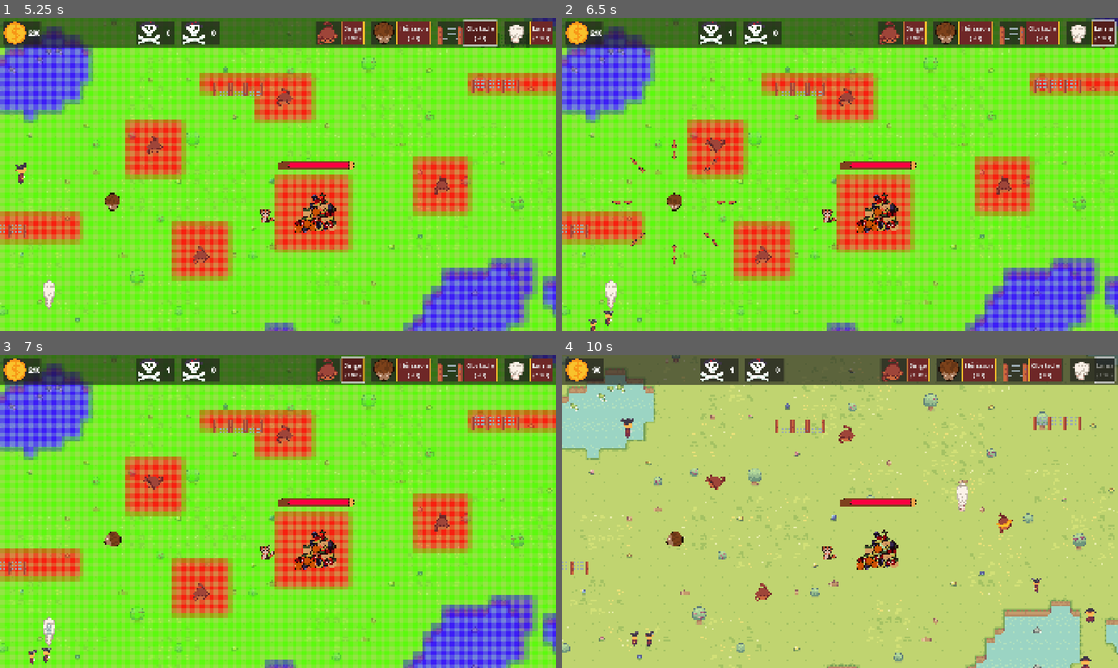
Above: before the commit, frames 1-4 (two rows, left to right).
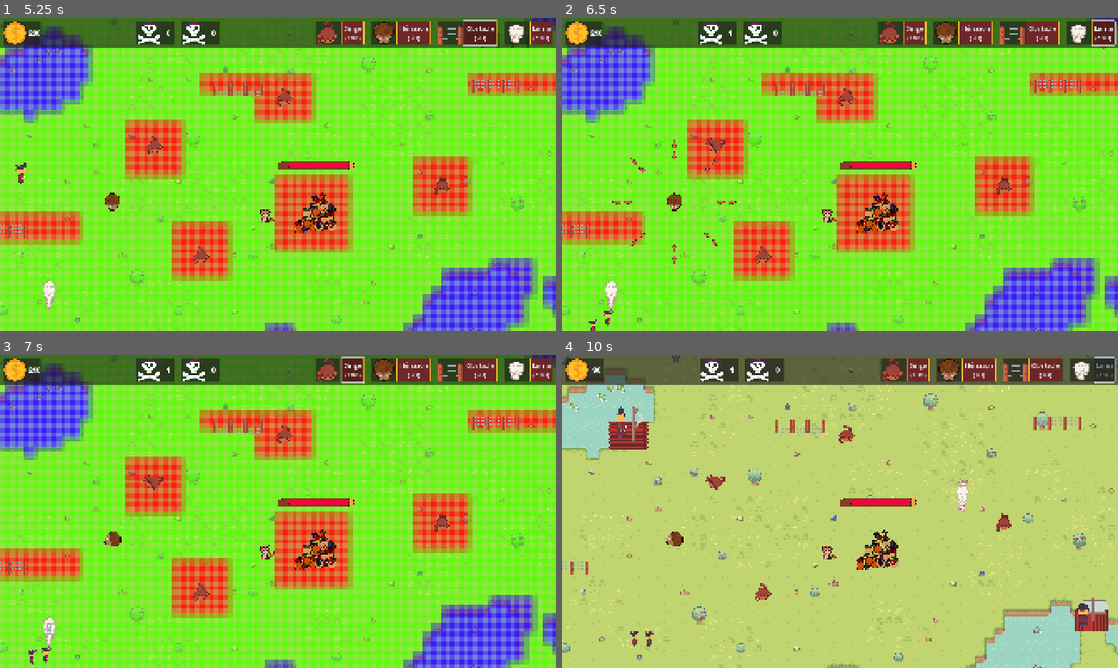
Above: after the commit, the same moments.

Repository: CreaJeu/PirateTowerDefense
Game: Godot game, scene res://scenes/main.tscn
Same seed, same stepped clock (60 frames per second), same inputs: the game is played once before the commit and once after it.
Inputs (mouse positions are in pixels of both pictures, inside the frame that each line leads up to):
- Up to frame 1 (5.25 s): click "Singe (100)" at 0.5 s; click "Hérisson (70)" at 1.25 s; click "Obstacle (70)" at 2 s; click "Lama (120)" at 2.75 s; click "Singe (100)" at 3.5 s; click "Hérisson (70)" at 4.25 s; click "Obstacle (70)" at 5 s
- Up to frame 2 (6.5 s): click "Lama (120)" at 5.75 s
- Up to frame 3 (7 s): click "Singe (100)" at 6.5 s
- Up to frame 4 (10 s): click "Hérisson (70)" at 7.25 s; click "Obstacle (70)" at 8 s; click "Lama (120)" at 8.75 s; move the mouse to (962, 495) at 9.52 s; click (962, 495) at 9.6 s

Frame 1 is identical in both runs. In frame 2, less than 0.1% of the frame differs, in the area x 4-9%, y 93-100%; in frame 3, less than 0.1%; in frame 4, 1.5%, in the area x 8-99%, y 16-100%.

Commit message:
Add boats for when enemy on water

Diff:
--- a/scenes/enemy.tscn
+++ b/scenes/enemy.tscn
@@ -17,6 +17,7 @@
 [ext_resource type="Texture2D" uid="uid://dn45bk0vqj2gp" path="res://assets/sprites/enemy/PirateUp/PirateUp3.png" id="15_wrm80"]
 [ext_resource type="Texture2D" uid="uid://drqu37653rfmx" path="res://assets/sprites/enemy/PirateUp/PirateUp4.png" id="16_6awcb"]
 [ext_resource type="Texture2D" uid="uid://0dl8foq4h3an" path="res://assets/sprites/enemy/PirateUp/PirateUp5.png" id="17_wjec0"]
+[ext_resource type="Texture2D" uid="uid://dttenj2olrv4m" path="res://assets/sprites/enemy/boat/BateauDroit.png" id="18_ile5s"]
 
 [sub_resource type="SpriteFrames" id="SpriteFrames_8qclf"]
 animations = [{
@@ -102,8 +103,7 @@
 
 [node name="AnimatedSprite2D" type="AnimatedSprite2D" parent="."]
 sprite_frames = SubResource("SpriteFrames_8qclf")
-animation = &"right"
-frame_progress = 0.162532
+animation = &"down"
 
 [node name="Hitbox" type="CollisionShape2D" parent="."]
 visible = false
@@ -119,3 +119,8 @@
 
 [node name="SlowTimer" type="Timer" parent="."]
 wait_time = 2.0
+
+[node name="BoatSprite" type="Sprite2D" parent="."]
+visible = false
+scale = Vector2(2, 2)
+texture = ExtResource("18_ile5s")
--- a/scripts/enemy.gd
+++ b/scripts/enemy.gd
@@ -11,15 +11,14 @@
 
 @onready var attack_range = $MeleeRange
 @onready var attack_timer = $MeleeAttackTimer
-@onready var nav_agent = $NavigationAgent2D
+@onready var nav_agent: NavigationAgent2D = $NavigationAgent2D
 @onready var slow_timer = $SlowTimer
 
 signal enemy_hit_base()
 
 var obstacles_in_range: Array[StaticBody2D] = []
-
 var is_ready := false
-
+var construction_mask: TileMapLayer
 
 func initialize(target_node: Node2D, start_position: Vector2):
 	target = target_node
@@ -43,6 +42,22 @@
 	if nav_agent.is_navigation_finished():
 		return
 
+	var cell = construction_mask.local_to_map(global_position)
+
+	var tile_data = construction_mask.get_cell_tile_data(cell)
+	if tile_data == null:
+		return # Out of map bounds
+
+	var tile_type: String = tile_data.get_custom_data("type")
+	var on_water = false
+
+	match tile_type:
+		"water":
+			on_water = true
+		_:
+			on_water = false
+
+
 	if obstacles_in_range.is_empty():
 		var next_path_point = nav_agent.get_next_path_position()
 		var direction = (next_path_point - global_position).normalized()
@@ -50,16 +65,32 @@
 		velocity = direction * speed
 		move_and_slide()
 		# Animation control
-		if abs(direction.x) > abs(direction.y):
-			if direction.x > 0:
-				$AnimatedSprite2D.play("right")
+		if on_water:
+			$AnimatedSprite2D.visible = false
+			$BoatSprite.visible = true
+			if abs(direction.x) > abs(direction.y):
+				if direction.x > 0:
+					$BoatSprite.texture = load("res://assets/sprites/enemy/boat/BateauDroit.png")
+				else:
+					$BoatSprite.texture = load("res://assets/sprites/enemy/boat/BateauGauche.png")
 			else:
-				$AnimatedSprite2D.play("left")
+				if direction.y > 0:
+					$BoatSprite.texture = load("res://assets/sprites/enemy/boat/BateauBas.png")
+				else:
+					$BoatSprite.texture = load("res://assets/sprites/enemy/boat/BateauHaut.png")
 		else:
-			if direction.y > 0:
-				$AnimatedSprite2D.play("down")
+			$AnimatedSprite2D.visible = true
+			$BoatSprite.visible = false
+			if abs(direction.x) > abs(direction.y):
+				if direction.x > 0:
+					$AnimatedSprite2D.play("right")
+				else:
+					$AnimatedSprite2D.play("left")
 			else:
-				$AnimatedSprite2D.play("up")
+				if direction.y > 0:
+					$AnimatedSprite2D.play("down")
+				else:
+					$AnimatedSprite2D.play("up")
 
 
 func _on_attack_range_body_entered(body):
--- a/scripts/enemy_spawner.gd
+++ b/scripts/enemy_spawner.gd
@@ -37,6 +37,7 @@
 	enemy.global_position = spawn_pos
 	var base = $"../Base"
 	enemy.target = base
+	enemy.construction_mask = $"../ConstructionMask"
 
 	var min_value = 0.8
 	var max_value = 1.2
Binary file added: assets/sprites/enemy/boat/BateauBas.png
Not shown, added: assets/sprites/enemy/boat/BateauBas.png.import
Binary file added: assets/sprites/enemy/boat/BateauDroit.png
Not shown, added: assets/sprites/enemy/boat/BateauDroit.png.import
Binary file added: assets/sprites/enemy/boat/BateauGauche.png
Not shown, added: assets/sprites/enemy/boat/BateauGauche.png.import
Binary file added: assets/sprites/enemy/boat/BateauHaut.png
Not shown, added: assets/sprites/enemy/boat/BateauHaut.png.import
Not shown: 1 places in scenes/enemy.tscn that only renumber resources
Not shown: 2 places in scenes/main.tscn that only renumber resources
